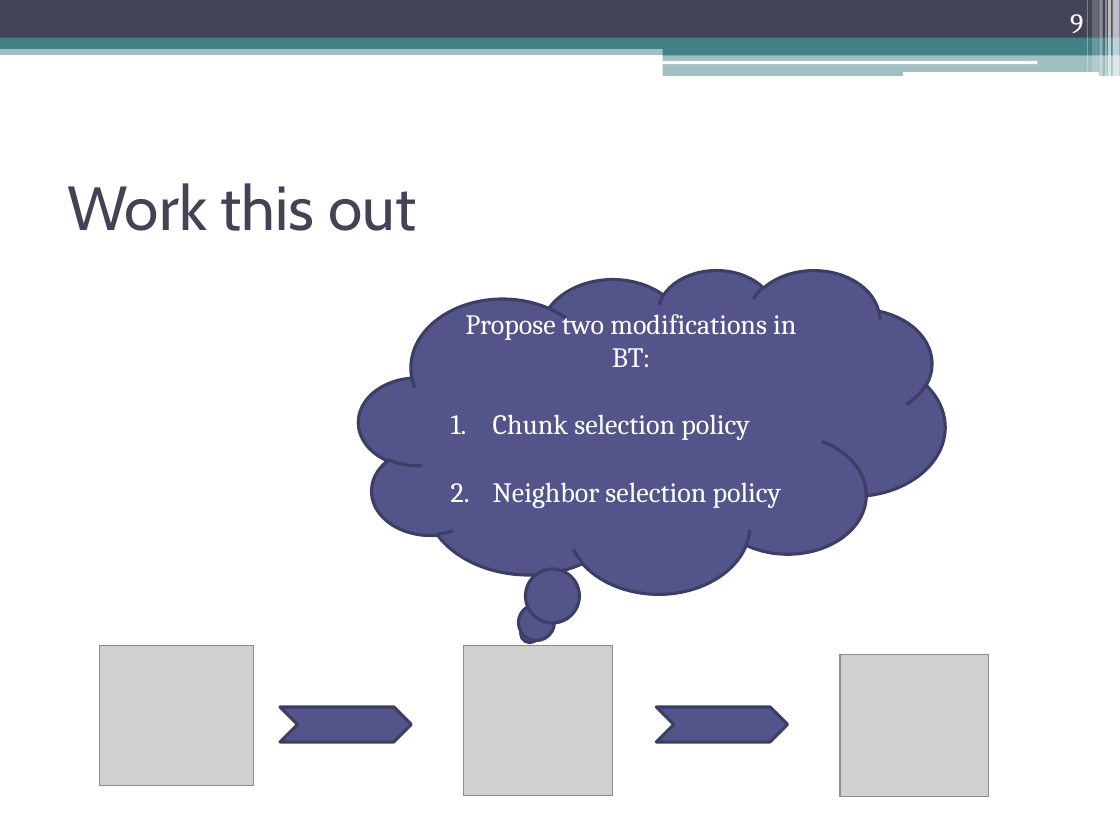
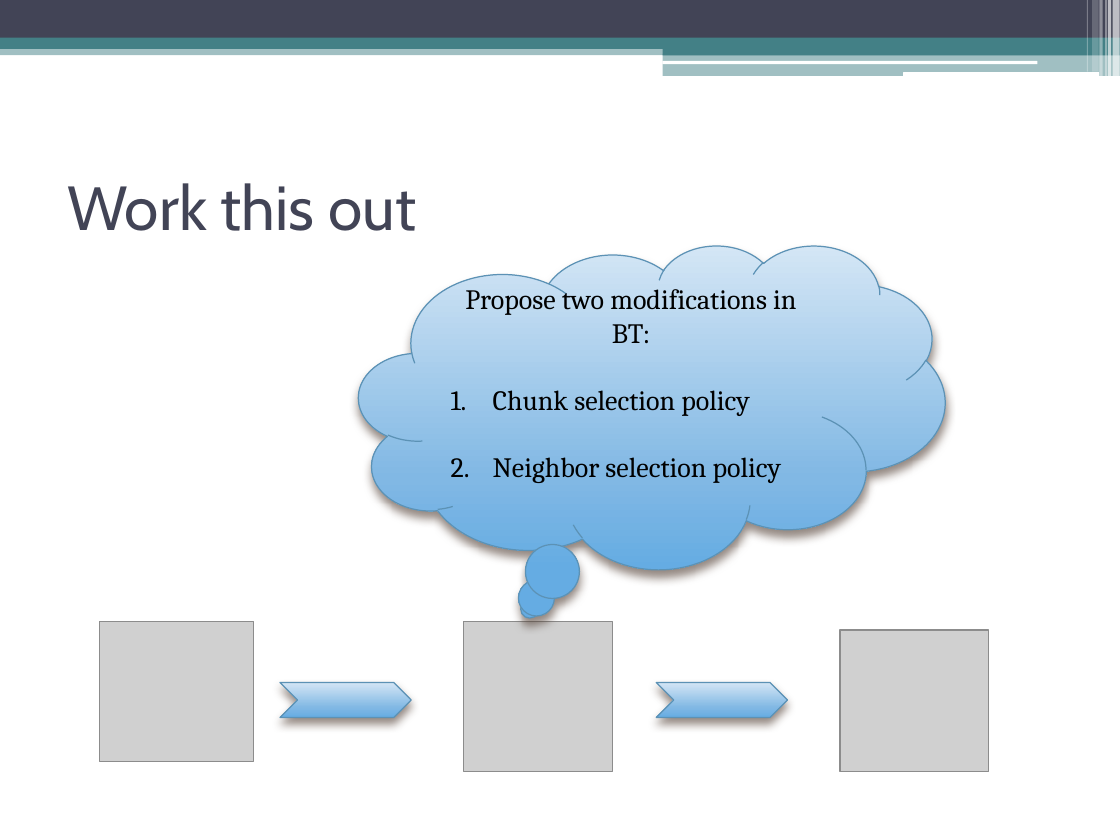
Before and after one commit to sikeh/shanbolishomework, a slide deck: slide 9 of Distributed Computing, Peer-to-Peer and GRIDS/final presentation/ppt/Peer-to-Peer Multimedia Streaming Using BitTorrent.pptx. Drawn at 1120x840 pixels with LibreOffice and Linux fonts; fonts in the diff are those of the drawing; grey boxes stand for pictures. Boxes give left, top, right and bottom in pixels: in the first picture for what was removed or moved away, otherwise in the second. Text is boxed around its words. In the diff, an @@ line names an element or a change of style, - is before the commit and + after.

```diff
--- a/Distributed Computing, Peer-to-Peer and GRIDS/final presentation/ppt/Peer-to-Peer Multimedia Streaming Using BitTorrent.pptx
+++ b/Distributed Computing, Peer-to-Peer and GRIDS/final presentation/ppt/Peer-to-Peer Multimedia Streaming Using BitTorrent.pptx
@@ page number removed at (x1=1070, y1=14, x2=1083, y2=40) @@
-9
@@ thought cloud "Propose two modifications in BT:" at (x1=358, y1=245, x2=944, y2=569): text colour #FFFFFF to #000000; fill #53548A to gradient #D4E6F6 to #82B8E5 to #66ADE3; outline #3D3E66 2 pt to #5C92B5 0.79 pt; shadow on @@
@@ chevron at (x1=280, y1=682, x2=411, y2=717): fill #53548A to gradient #D4E6F6 to #82B8E5 to #66ADE3; outline #3D3E66 2 pt to #5C92B5 0.79 pt; shadow on @@
@@ 3 pictures, 2 chevrons, 1 thought cloud moved together from (x1=100, y1=270, x2=989, y2=796) to (x1=100, y1=245, x2=989, y2=773) @@
@@ chevron at (x1=656, y1=682, x2=787, y2=717): fill #53548A to gradient #D4E6F6 to #82B8E5 to #66ADE3; outline #3D3E66 2 pt to #5C92B5 0.79 pt; shadow on @@
```
Also in this commit, not shown: 12 other slides changed, 1 slide added, 1 slide removed.
